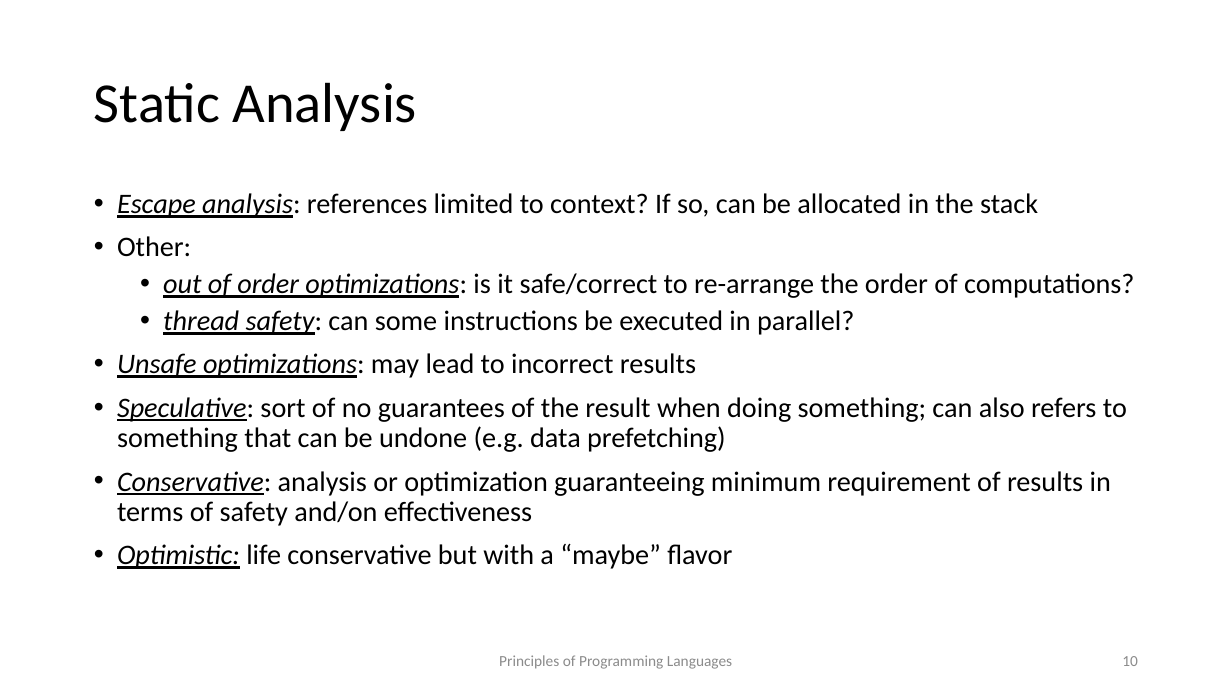
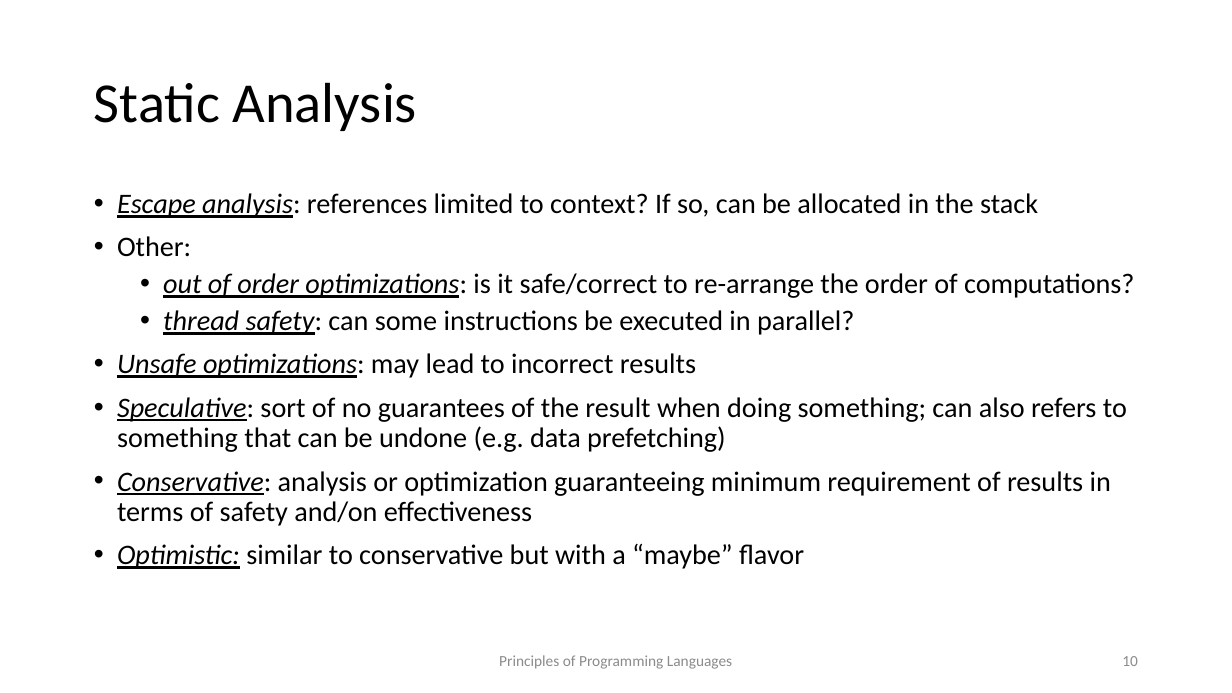
Before and after one commit to kongm/pl-design, a slide deck: slide 10 of semantics.pptx. Drawn at 1232x693 pixels with LibreOffice and Linux fonts; fonts in the diff are those of the drawing. Boxes give left, top, right and bottom in pixels: in the first picture for what was removed or moved away, otherwise in the second. Text is boxed around its words. In the diff, an @@ line names an element or a change of style, - is before the commit and + after.

```diff
--- a/semantics.pptx
+++ b/semantics.pptx
@@ text at (117,544,804,569): text changed @@
-• Optimistic: life conservative but with a “maybe” flavor
+• Optimistic: similar to conservative but with a “maybe” flavor
```
Also in this commit, not shown: 4 other slides changed, 1 slide added, 1 other file.
